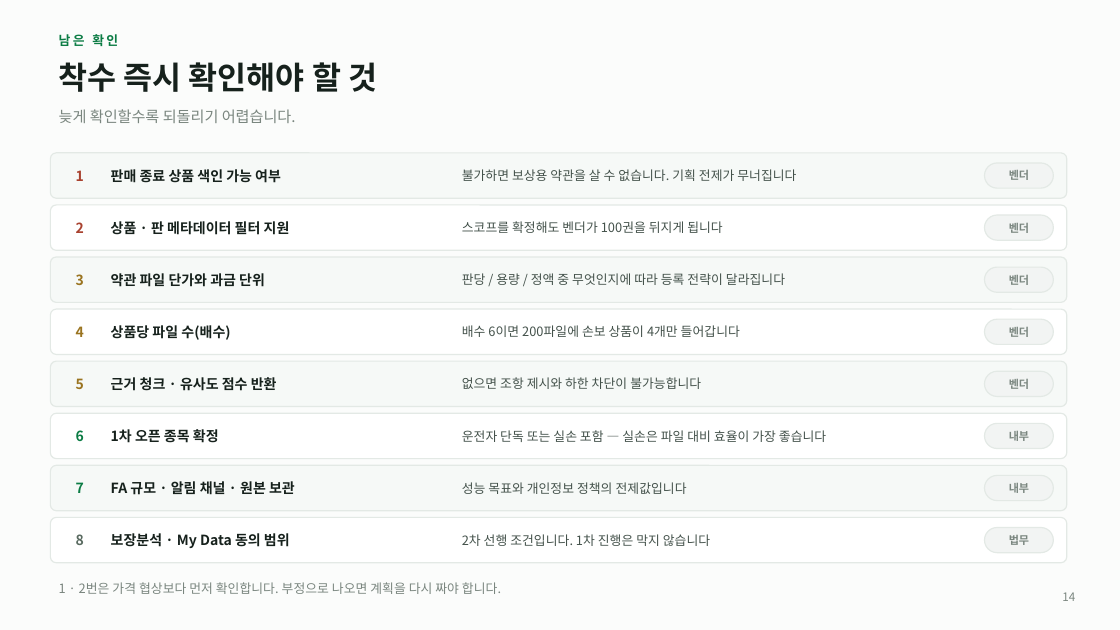
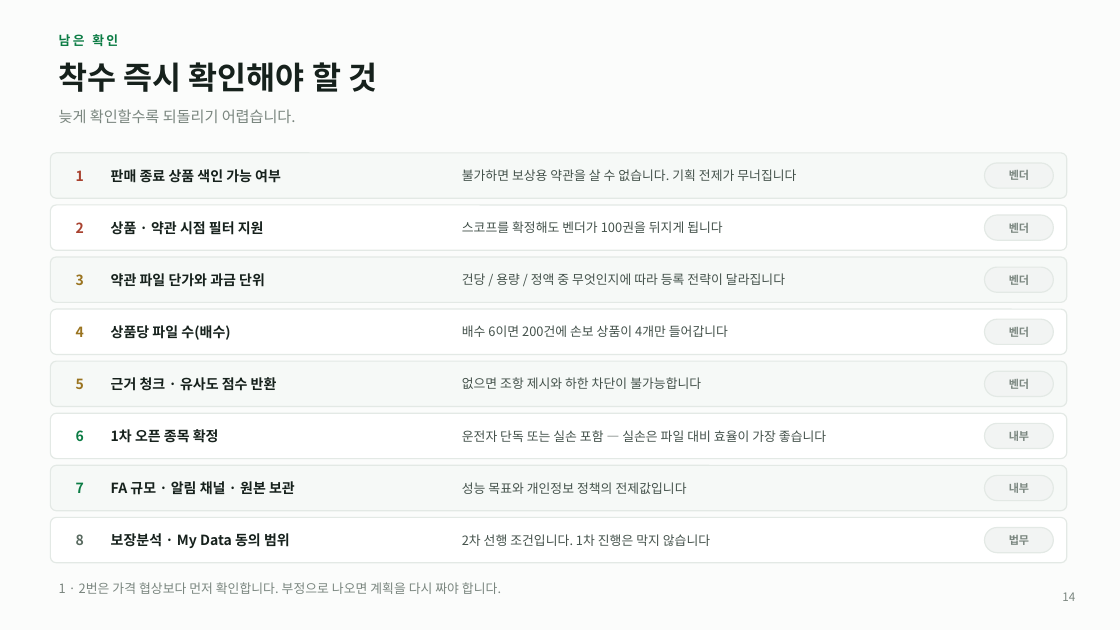
Before and after one commit to acathy870928-hash/chacha6377, a slide deck: slide 14 of docs/Insurance_AI_상담설계.pptx. Drawn at 1120x630 pixels with LibreOffice and Linux fonts; fonts in the diff are those of the drawing. Boxes give left, top, right and bottom in pixels: in the first picture for what was removed or moved away, otherwise in the second. Text is boxed around its words. In the diff, an @@ line names an element or a change of style, - is before the commit and + after.

```diff
--- a/docs/Insurance_AI_상담설계.pptx
+++ b/docs/Insurance_AI_상담설계.pptx
@@ text at [111,221,264,235]: text changed @@
-상품 · 판 메타데이터 필터 지원
+상품 · 약관 시점 필터 지원
@@ text at [462,273,785,285]: text changed @@
-판당 / 용량 / 정액 중 무엇인지에 따라 등록 전략이 달라집니다
+건당 / 용량 / 정액 중 무엇인지에 따라 등록 전략이 달라집니다
@@ text at [462,325,728,337]: text changed @@
-배수 6이면 200파일에 손보 상품이 4개만 들어갑니다
+배수 6이면 200건에 손보 상품이 4개만 들어갑니다
```
Also in this commit, not shown: 6 other slides changed, 4 other files.
